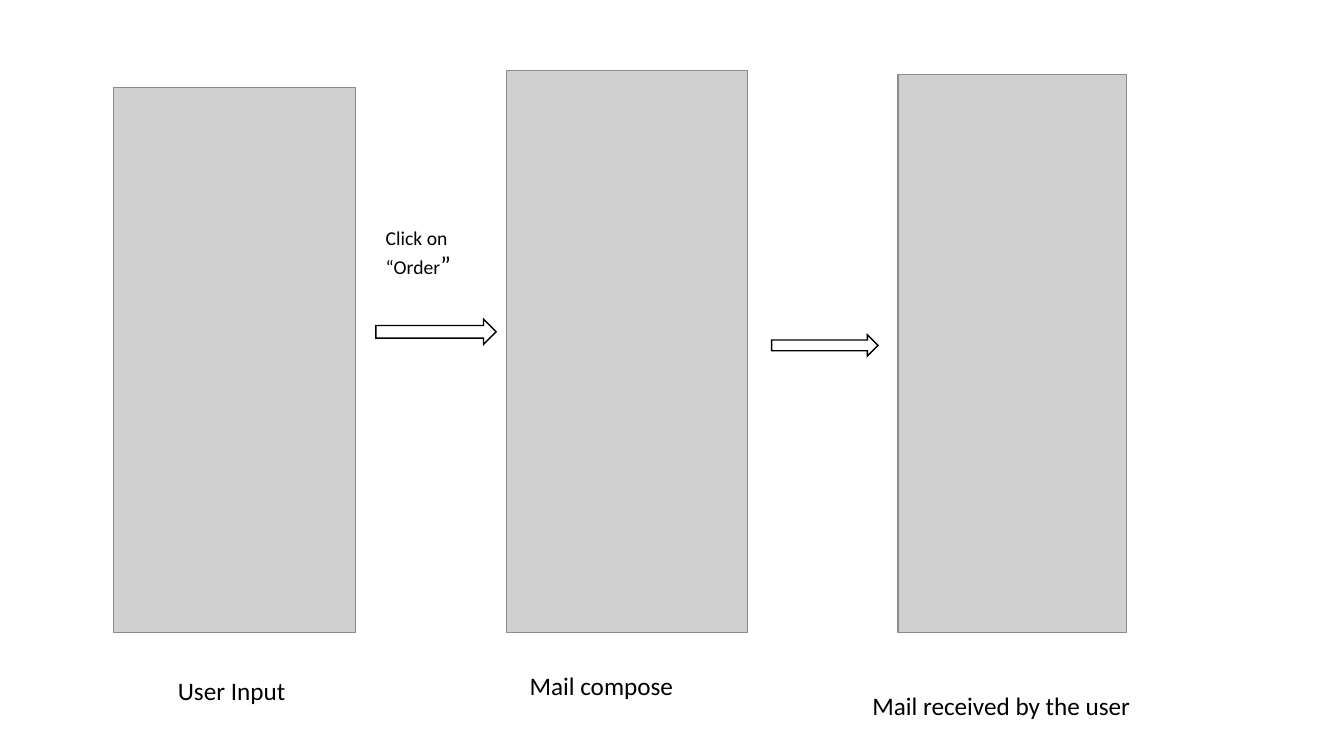
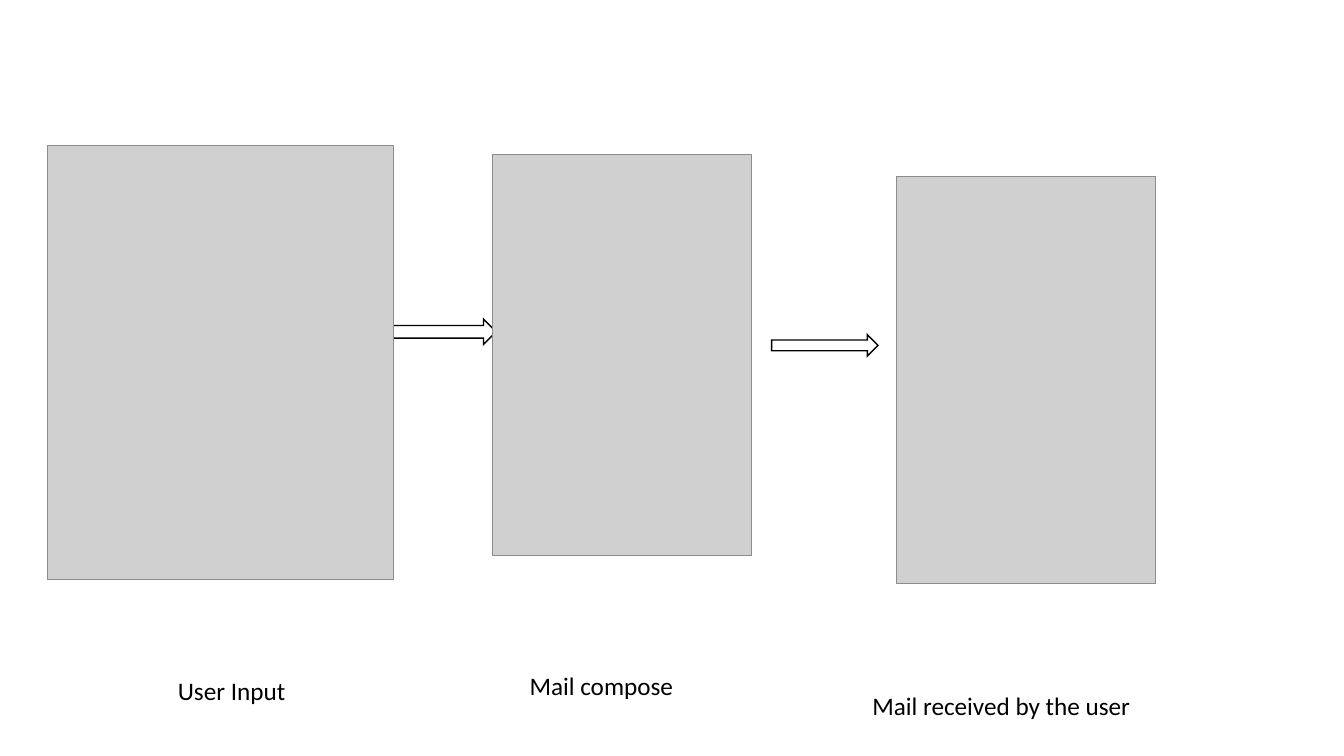
Before and after one commit to gollakousik123/Web_programming, a slide deck: slide 5 of WEB_Presentation-2/Web Development.pptx (slide 10 before the commit). Drawn at 1344x756 pixels with LibreOffice and Linux fonts; fonts in the diff are those of the drawing; grey boxes stand for pictures. Boxes give left, top, right and bottom in pixels: in the first picture for what was removed or moved away, otherwise in the second. Text is boxed around its words. In the diff, an @@ line names an element or a change of style, - is before the commit and + after.

```diff
--- a/WEB_Presentation-2/Web Development.pptx
+++ b/WEB_Presentation-2/Web Development.pptx
@@ picture: place and size @@
-picture at box(114, 88, 356, 632)
+picture at box(47, 146, 393, 580)
@@ picture: place and size @@
-picture at box(506, 71, 748, 632)
+picture at box(493, 154, 752, 556)
@@ picture: place and size @@
-picture at box(898, 75, 1127, 632)
+picture at box(897, 176, 1156, 584)
@@ text removed at box(386, 231, 448, 274) @@
-Click on “Order”
```
Also in this commit, not shown: 5 other slides changed, 1 slide added, 7 slides removed, 2 other files.
